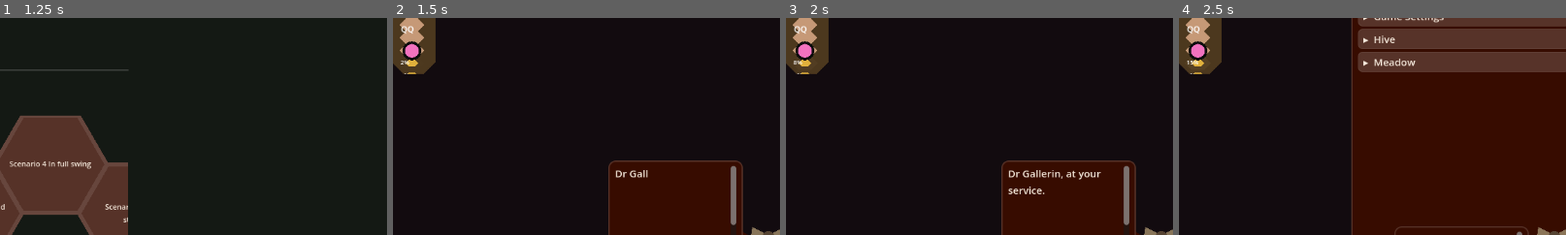
Above: before the commit, frames 1-4 (left to right).
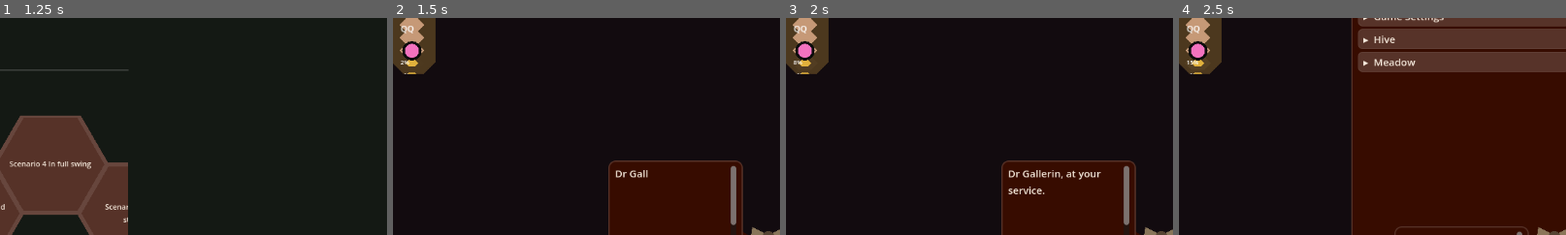
Above: after the commit, the same moments.

Repository: wonderburg7/meadow
Game: Godot game, scene res://scenes/Main.tscn
Same seed, same stepped clock (60 frames per second), same inputs: the game is played once before the commit and once after it.
Inputs (mouse positions are % of the whole screen's width and height, from its top left):
- Up to frame 1 (1.25 s): click (10, 30) at 0.52 s
- Up to frame 2 (1.5 s): click "Start" at 1.25 s
- Up to frame 3 (2 s): no input
- Up to frame 4 (2.5 s): click "⚙" at 2 s
The pictures show only the part of the screen within x 48-97%, y 43-92%; the shares and areas given below are measured in that part.

Frame 1 is identical in both runs. In frame 2, less than 0.1% of the frame differs, in the area x 2-8%, y 3-20%; in frame 3, less than 0.1%; in frame 4, less than 0.1%.

Commit message:
COL-4 -- a winter-off level's year is only its playable season
Session.year_has_winter is set from the level when the meadow is built,
and Session.year_days() replaces four copies of the year formula, so
Challenges and other winter-off levels no longer hold their flowers at
autumn through a winter that never comes (Dave, 7 Oct 2026).

Co-Authored-By: Claude Opus 5.5 <noreply@anthropic.com>

Diff:
--- a/scripts/flower.gd
+++ b/scripts/flower.gd
@@ -283,7 +283,7 @@
 		return 0.5     # permanently mid-season
 	var day: float = 1.0 + Session.sim_time / max(1.0, GameConfig.seconds_per_day)
 	var season_days: float = max(1.0, GameConfig.season_length_days)
-	var year_days: float = season_days + max(1.0, GameConfig.winter_length_days)
+	var year_days: float = Session.year_days()
 	var day_in_year: float = fposmod(day - 1.0, year_days) + 1.0
 	return clampf((day_in_year - 1.0) / season_days, 0.0, 1.0)
 
--- a/scripts/flower_species.gd
+++ b/scripts/flower_species.gd
@@ -196,7 +196,7 @@
 	if fraction < 0.0:
 		var day: float = 1.0 + Session.sim_time / max(1.0, GameConfig.seconds_per_day)
 		var season_days: float = max(1.0, GameConfig.season_length_days)
-		var year_days: float = season_days + max(1.0, GameConfig.winter_length_days)
+		var year_days: float = Session.year_days()
 		var day_in_year: float = fposmod(day - 1.0, year_days) + 1.0
 		fraction = clampf((day_in_year - 1.0) / season_days, 0.0, 1.0)
 	var strength: float = GameConfig.out_of_season_seed_weight
--- a/scripts/season.gd
+++ b/scripts/season.gd
@@ -146,7 +146,7 @@
 ## into the previous winter; that keeps the countdown inside its own year.
 func _winter_countdown_day() -> float:
 	var season_days: float = maxf(1.0, GameConfig.season_length_days)
-	var year_days: float = season_days + maxf(1.0, GameConfig.winter_length_days)
+	var year_days: float = Session.year_days()
 	var year_start: float = floor((world.day - 1.0) / year_days) * year_days + 1.0
 	return year_start + maxf(0.0, season_days - GameConfig.winter_countdown_days)
 
--- a/scripts/session.gd
+++ b/scripts/session.gd
@@ -103,6 +103,11 @@
 ## on what it stored.
 var winter_here: bool = false
 var winter_ends_day: float = 0.0
+## Whether this run's year has a winter in it. Set from the level each
+## time the meadow is built (world_building.gd::_build_meadow), so a load
+## derives it again rather than saving it. A level with winter off has a
+## year of only its playable season, with no autumn hold (Dave, 7 Oct 2026).
+var year_has_winter: bool = true
 ## Gynes that have left to found colonies of their own. This is the
 ## score: the whole point of a season is how many you get away.
 var gynes_released: int = 0
@@ -303,6 +308,15 @@
 ## Called by main.gd when a run restarts, so nothing from the last one
 ## leaks into the next. Preferences are deliberately *not* reset -- they
 ## belong to the player, not the run.
+## Days in one year of this run: the playable season, then winter's days
+## when the run has a winter. The one place the year's length is worked
+## out; read per flower, so it stays a couple of reads and an add.
+func year_days() -> float:
+	var season_days: float = maxf(1.0, GameConfig.season_length_days)
+	if not year_has_winter:
+		return season_days
+	return season_days + maxf(1.0, GameConfig.winter_length_days)
+
 func reset_run_state() -> void:
 	sim_time = 0.0
 	winter_coming = false
--- a/scripts/world_building.gd
+++ b/scripts/world_building.gd
@@ -52,12 +52,15 @@
 	_scatter_obstacles()
 	_build_microhabitat_zones()
 
+	# Before the founding flowers, whose birth dates read the year's length.
+	var level: Dictionary = main.Levels.get_level(Session.starting_level)
+	Session.year_has_winter = bool(level.get("winter", true))
+
 	for i in range(int(GameConfig.flower_count)):
 		_seed_flower(true)
 
 	_rebuild_flower_grid()
 
-	var level: Dictionary = main.Levels.get_level(Session.starting_level)
 	if GameConfig.rival_hive_on and level.get("rival_hive", true):
 		_place_rival_hive()
 
@@ -211,7 +214,7 @@
 		# independently varied lifespan.
 		starting_age = randf() * GameConfig.flower_lifespan_days * GameConfig.seconds_per_day
 		var season_days: float = maxf(1.0, GameConfig.season_length_days)
-		var year_days: float = season_days + maxf(1.0, GameConfig.winter_length_days)
+		var year_days: float = Session.year_days()
 		var birth_day: float = 1.0 + (Session.sim_time - starting_age) / maxf(1.0, GameConfig.seconds_per_day)
 		var day_in_year: float = fposmod(birth_day - 1.0, year_days) + 1.0
 		birth_fraction = clampf((day_in_year - 1.0) / season_days, 0.0, 1.0)
